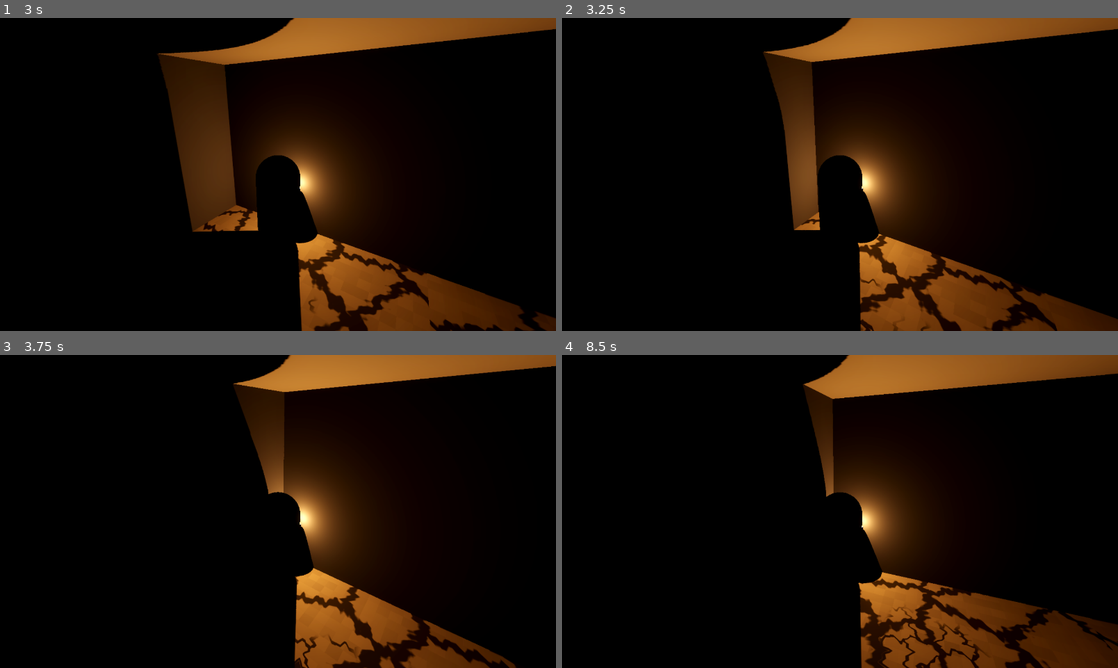
Above: before the commit, frames 1-4 (two rows, left to right).
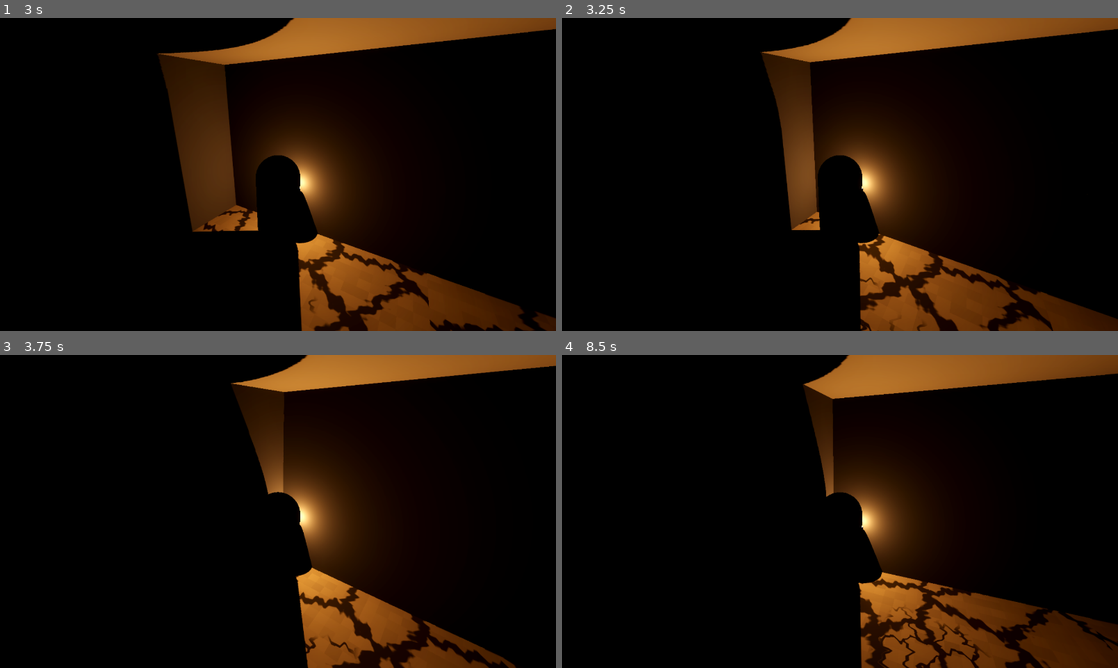
Above: after the commit, the same moments.

Repository: BrianA1995/Ember_and_Bone
Game: Godot game, scene res://ui/main_menu.tscn
Two runs of this game, one before a commit and one after it. Both use one fixed random seed, a clock stepped at 60 frames per second and the inputs below.
Inputs (mouse positions are in pixels of both pictures, inside the frame that each line leads up to):
- Up to frame 1 (3 s): click "Play" at 0.5 s; tap Enter (ui_accept) at 1.25, 1.52, 1.82, 2.27, 2.57 s; move the mouse to (400, 158) at 1.27 s; hold D (move_right) 1.28-2.03 s; tap V (camera_cycle) at 1.35 s; click (400, 158) at 1.42 s; tap E (interact) at 1.55, 2.1 s; move the mouse to (250, 174) at 2.02 s; hold W (move_forward) from 2.03 s (still down); click (250, 174) at 2.17 s; tap Shift (sprint) at 2.3, 2.85 s; move the mouse to (289, 168) at 2.77 s; click (289, 168) at 2.92 s
- Up to frame 2 (3.25 s): keep holding W (move_forward); tap F (hold_flame, bound only after the commit) at 3.05 s
- Up to frame 3 (3.75 s): keep holding W (move_forward); move the mouse to (272, 517) at 3.52 s; tap F (hold_flame, bound only after the commit) at 3.6 s; click (272, 517) at 3.67 s
- Up to frame 4 (8.5 s): tap Enter (ui_accept) at 3.77, 4.07, 4.25, 4.52, 4.82, 5.75, 6.02, 6.32, 8, 8.27 s; tap Ctrl at 3.8, 4.35 s; move the mouse to (878, 514) at 4.27 s; click (878, 514) at 4.42 s; tap C at 4.55, 5.85 s; tap Escape (pause) at 4.9 s; release W (move_forward) at 5 s; click "New maze" at 5 s; move the mouse to (795, 508) at 5.77 s; hold W (move_forward) 5.78-7.25 s; click (795, 508) at 5.92 s; tap V (camera_cycle) at 6.05, 6.6 s; move the mouse to (845, 511) at 6.52 s; click (845, 511) at 6.67 s; tap E (interact) at 6.8 s; drag from (756, 433) to (728, 527) at 7.27 s; move the mouse to (962, 495) at 8.02 s; hold W (move_forward) from 8.03 s (still down); tap 2 (camera_third) at 8.1 s; click (962, 495) at 8.17 s; tap F (hold_flame, bound only after the commit) at 8.3 s

Frame 1 is identical in both runs. In frame 2, 1.9% of the frame differs, in the area x 35-90%, y 10-100%; in frame 3, 1.3%; in frame 4, less than 0.1%.

Commit message:
Pursuit: help starts much sooner, eases doorway blocking; hold-flame button; hunt simulation test
Co-Authored-By: Claude Sonnet 5.5 <noreply@anthropic.com>

Diff:
--- a/debug/pad_menu_test.gd
+++ b/debug/pad_menu_test.gd
@@ -39,10 +39,27 @@
 	_check("the left stick walks the player", walked > 0.8, "%.2f m" % walked)
 	_check("the right bumper makes the player run", ran > walked * 1.4, "%.2f m vs %.2f m" % [ran, walked])
 	_check("the keyboard does nothing for a gamepad player", not Input.is_action_pressed(&"move_left"), "")
+	var candle: Node3D = player.get_node("Candle")
+	await _frames(10)
+	var at_side := candle.position
+	_pad_button(JOY_BUTTON_LEFT_SHOULDER, true)
+	await _frames(30)
+	var raised := candle.position
+	_pad_button(JOY_BUTTON_LEFT_SHOULDER, false)
+	await _frames(30)
+	# The body may be turned (it just walked sideways), so look at the candle from its own facing.
+	var facing: Node3D = player.get_node("Visual")
+	var ahead := raised.rotated(Vector3.UP, -facing.rotation.y)
+	_check("the left bumper brings the candle up in front of you", absf(ahead.x) < 0.1 and ahead.y > at_side.y + 0.2 and ahead.z < -0.3, "%s -> %s" % [at_side, ahead])
+	_check("and letting go puts it back at your side", candle.position.distance_to(at_side) < 0.05, "%s" % candle.position)
 	game.queue_free()
 	await _frames(2)
 	GameSettings.controllers = GameInput.DEFAULT_DEVICES.duplicate()
 	GameInput.configure(1)
+	var keys := InputMap.action_get_events(&"hold_flame")
+	_check("on the keyboard F or the right mouse button holds the flame up",
+			keys.any(func(e: InputEvent) -> bool: return e is InputEventKey and e.physical_keycode == KEY_F)
+			and keys.any(func(e: InputEvent) -> bool: return e is InputEventMouseButton and e.button_index == MOUSE_BUTTON_RIGHT), "")
 
 
 ## Holds the stick (and bumper) for a second and returns how far the player moved.
--- /dev/null
+++ b/debug/pursuit_walk_test.gd
@@ -0,0 +1,109 @@
+extends Node
+## Measures how much the pursuit help actually shortens a hunt. A walker who follows the compass
+## (always the open doorway that gets it closest to the prey, avoiding rooms it has been in)
+## looks for a prey 12 cells away, in a real maze that builds itself around two candles, one step
+## a second. The same 25 mazes are walked with no help, with the odds and doorway easing only, and
+## with the guaranteed route too. Prints steps taken; fails if help does not beat no help.
+## Run debug/pursuit_walk_test.tscn and read the output for "PURSUIT WALK TEST".
+
+const SEEDS := 25
+const MAX_STEPS := 1500
+const PREY_CELL := Vector2i(12, 3)
+
+var _failures := 0
+
+
+func _ready() -> void:
+	var none := _run("no help", func(p: Pursuit) -> void:
+		p.bias_enabled = false
+		p.route_enabled = false)
+	var odds := _run("odds + no walls", func(p: Pursuit) -> void:
+		p.route_enabled = false)
+	var full := _run("default settings", func(_p: Pursuit) -> void: pass)
+	_check("help shortens the hunt on average", full.mean < none.mean * 0.6, "%.0f vs %.0f steps" % [full.mean, none.mean])
+	_check("and the worst hunts too", full.worst <= none.worst, "%d vs %d" % [full.worst, none.worst])
+	_check("the route finds the prey almost every time", full.misses <= 1, "%d of %d missed" % [full.misses, SEEDS])
+	print("PURSUIT WALK TEST: %s" % ("PASS" if _failures == 0 else "FAIL (%d)" % _failures))
+	get_tree().quit(0 if _failures == 0 else 1)
+
+
+func _run(label: String, configure: Callable) -> Dictionary:
+	var counts: Array[int] = []
+	var misses := 0
+	for seed_value in range(1, SEEDS + 1):
+		var steps := _hunt(seed_value, configure)
+		counts.append(steps)
+		if steps >= MAX_STEPS:
+			misses += 1
+	counts.sort()
+	var total := 0
+	for steps in counts:
+		total += steps
+	var result := {"mean": float(total) / counts.size(), "median": counts[counts.size() / 2], "worst": counts[-1], "misses": misses}
+	print("  %-18s mean %5.0f   median %4d   worst %4d   gave up %d of %d" % [label, result.mean, result.median, result.worst, misses, SEEDS])
+	return result
+
+
+## One hunt in one maze: the steps the walker takes to get next to the prey (MAX_STEPS if it never does).
+func _hunt(seed_value: int, configure: Callable) -> int:
+	var grid := MazeGrid.new(seed_value, Vector2i(30, 30))
+	grid.wrap_edges = true
+	grid.generate_start(Vector2i.ZERO, &"start_chamber")
+	grid.generate_landing(PREY_CELL)
+	var reveal := RevealCollapse.new(grid)
+	var hunter := Node3D.new()
+	var prey := Node3D.new()
+	add_child(hunter)
+	add_child(prey)
+	prey.position = RoomDefs.cell_to_world(PREY_CELL)
+	var pursuit := Pursuit.new()
+	add_child(pursuit)
+	pursuit.bind_grid(grid)
+	configure.call(pursuit)
+	pursuit.set_chase(hunter, [prey])
+	var rng := RandomNumberGenerator.new()
+	rng.seed = seed_value
+	var visits := {}
+	var cell := Vector2i.ZERO
+	var found := MAX_STEPS
+	for step in MAX_STEPS:
+		hunter.position = RoomDefs.cell_to_world(cell)
+		reveal.update([_light(cell, 2), _light(PREY_CELL, 1)], 1.0)
+		pursuit._physics_process(1.0)
+		if _apart(grid, cell, PREY_CELL) <= 1.0:
+			found = step
+			break
+		visits[cell] = visits.get(cell, 0) + 1
+		var best := cell
+		var best_score := INF
+		for side in RoomDefs.SIDE_COUNT:
+			var next := grid.neighbor(cell, side)
+			if not grid.is_open(cell, side) or not grid.has_cell(next):
+				continue
+			var score: float = _apart(grid, next, PREY_CELL) + 2.5 * visits.get(next, 0) + rng.randf() * 0.4
+			if score < best_score:
+				best_score = score
+				best = next
+		cell = best
+	hunter.queue_free()
+	prey.queue_free()
+	pursuit.queue_free()
+	return found
+
+
+## Cells between two cells, the short way round the loop.
+func _apart(grid: MazeGrid, a: Vector2i, b: Vector2i) -> float:
+	var d := (a - b).abs()
+	return Vector2(mini(d.x, grid.bounds.size.x - d.x), mini(d.y, grid.bounds.size.y - d.y)).length()
+
+
+func _check(what: String, passed: bool, detail: String) -> void:
+	if not passed:
+		_failures += 1
+	print("  %s: %s%s" % ["ok  " if passed else "FAIL", what, "" if detail.is_empty() else " (%s)" % detail])
+
+
+## A candle in `cell`, as the maze manager sees one: where it is, how far its light can be seen
+## (rooms that were in sight and no longer are get swapped for new ones).
+func _light(cell: Vector2i, radius: int) -> Dictionary:
+	return {"cell": cell, "radius": radius, "position": RoomDefs.cell_to_world(cell), "reach": 5.5}
--- /dev/null
+++ b/debug/pursuit_walk_test.tscn
@@ -0,0 +1,6 @@
+[gd_scene format=3]
+
+[ext_resource type="Script" path="res://debug/pursuit_walk_test.gd" id="1_test"]
+
+[node name="PursuitWalkTest" type="Node"]
+script = ExtResource("1_test")
--- a/game/pursuit.gd
+++ b/game/pursuit.gd
@@ -24,11 +24,11 @@
 
 @export_group("How lost the hunter is")
 ## Seconds until time alone counts for everything.
-@export_range(5.0, 300.0, 1.0, "suffix:s") var ramp_seconds := 60.0
+@export_range(5.0, 300.0, 1.0, "suffix:s") var ramp_seconds := 15.0
 ## Prey this close (in cells) counts for nothing: the hunter isn't lost.
 @export_range(0.0, 30.0, 0.5) var near_cells := 4.0
 ## Prey this far (in cells) counts for everything.
-@export_range(1.0, 60.0, 0.5) var far_cells := 14.0
+@export_range(1.0, 60.0, 0.5) var far_cells := 8.0
 
 @export_group("Maze favours the hunter")
 @export var bias_enabled := true
@@ -36,11 +36,14 @@
 @export_range(1.0, 30.0, 0.5) var bias_max := 8.0
 ## Only rooms this close to the hunter (in cells) are nudged, so nobody else's maze changes.
 @export_range(1.0, 20.0, 0.5) var bias_radius_cells := 6.0
+## How much of the maze's habit of walling up doorways is taken away near the hunter: at full
+## pressure, 1.0 means never (0 leaves it as it is).
+@export_range(0.0, 1.0, 0.05) var block_relief := 1.0
 
 @export_group("Guaranteed route")
 @export var route_enabled := true
 ## The pressure at which a route is laid.
-@export_range(0.0, 1.0, 0.05) var route_pressure := 0.7
+@export_range(0.0, 1.0, 0.05) var route_pressure := 0.3
 ## Seconds between re-planning the route as the players move.
 @export_range(0.5, 10.0, 0.5, "suffix:s") var route_refresh := 2.0
 
@@ -64,8 +67,8 @@
 func _ready() -> void:
 	_manager = get_tree().get_first_node_in_group("maze_manager") as MazeManager
 	if _manager:
-		_manager.maze_rebuilt.connect(_bind_grid)
-		_bind_grid()
+		_manager.maze_rebuilt.connect(func() -> void: bind_grid(_manager.grid))
+		bind_grid(_manager.grid)
 
 
 ## Starts (or carries on) a chase. A new hunter starts the clock again. `clock_running` false holds
@@ -107,6 +110,16 @@
 	return 1.0 + (bias_max - 1.0) * pressure * alignment
 
 
+## How much to ease off blocking doorways beside `cell` (0 none, 1 never block): a doorway walled
+## up ahead of a lost hunter is the cruellest kind of dead end (MazeGrid.easing).
+func room_ease(cell: Vector2i) -> float:
+	if not bias_enabled or pressure <= 0.0 or hunter == null or prey.is_empty():
+		return 0.0
+	if _cell_delta(_hunter_cell, cell).length() > bias_radius_cells:
+		return 0.0
+	return minf(pressure * block_relief, 1.0)
+
+
 func _physics_process(delta: float) -> void:
 	if hunter == null or prey.is_empty() or _grid == null:
 		return
@@ -121,9 +134,12 @@
 	_update_route(delta)
 
 
-func _bind_grid() -> void:
-	_grid = _manager.grid
+## Starts helping in `grid` (a new maze starts the count again). The maze manager's grid is bound
+## automatically; this is public for anything that has a grid of its own.
+func bind_grid(grid: MazeGrid) -> void:
+	_grid = grid
 	_grid.guide = room_weight
+	_grid.easing = room_ease
 	lost_time = 0.0
 	pressure = 0.0
 
--- a/maze/maze_grid.gd
+++ b/maze/maze_grid.gd
@@ -40,6 +40,9 @@
 ## the answer multiplies that room's chance (1.0 = no opinion). How a hunter is led toward its
 ## prey (see Pursuit). The grid knows nothing about who is asking.
 var guide := Callable()
+## Optional: called as easing.call(cell) -> float, 0 to 1, when a doorway of `cell` could be walled
+## up; at 1 it never is (the chance of blocking is scaled by 1 - the answer).
+var easing := Callable()
 ## Optional: cell -> sides that must be open if a room is built there (a bit mask). A walkable
 ## route laid through empty space ahead of time; rooms that are already built are not touched, and
 ## a side a neighbour has already walled off is left alone.
@@ -149,7 +152,8 @@
 		return false
 	# A doorway on a route is never blocked, any more than one that is the way back.
 	var known: bool = RoomDefs.has_side(_cells[from].known, side) or RoomDefs.has_side(route.get(from, 0), side)
-	if not known and _rng.randf() < block_chance:
+	var eased: float = 1.0 - (easing.call(from) if easing.is_valid() else 0.0)
+	if not known and _rng.randf() < block_chance * eased:
 		var keep_exits := 1 if _rng.randf() < dead_end_chance else 2
 		if _try_seal(from, side, keep_exits):
 			return false
--- a/player/game_input.gd
+++ b/player/game_input.gd
@@ -19,7 +19,7 @@
 const DEFAULT_DEVICES := [DEVICE_KEYBOARD, DEVICE_ARROWS, 0, 1]
 ## Actions every slot has, each with the events that trigger it for each kind of device.
 const PER_SLOT := [
-	&"move_forward", &"move_back", &"move_left", &"move_right", &"sprint", &"interact",
+	&"move_forward", &"move_back", &"move_left", &"move_right", &"sprint", &"interact", &"hold_flame",
 	&"camera_cycle", &"camera_top", &"camera_third", &"camera_first",
 	&"look_left", &"look_right", &"look_up", &"look_down",
 ]
@@ -31,12 +31,12 @@
 
 const _WASD := {
 	&"move_forward": KEY_W, &"move_back": KEY_S, &"move_left": KEY_A, &"move_right": KEY_D,
-	&"sprint": KEY_SHIFT, &"interact": KEY_E,
+	&"sprint": KEY_SHIFT, &"interact": KEY_E, &"hold_flame": KEY_F,
 	&"camera_cycle": KEY_V, &"camera_top": KEY_1, &"camera_third": KEY_2, &"camera_first": KEY_3,
 }
 const _ARROWS := {
 	&"move_forward": KEY_UP, &"move_back": KEY_DOWN, &"move_left": KEY_LEFT, &"move_right": KEY_RIGHT,
-	&"sprint": KEY_CTRL, &"interact": KEY_ENTER, &"camera_cycle": KEY_BACKSLASH,
+	&"sprint": KEY_CTRL, &"interact": KEY_ENTER, &"hold_flame": KEY_SLASH, &"camera_cycle": KEY_BACKSLASH,
 }
 
 static var _configured_for := 0
@@ -97,6 +97,8 @@
 		DEVICE_KEYBOARD:
 			if _WASD.has(base):
 				events.append(_key(_WASD[base]))
+			if base == &"hold_flame":
+				events.append(_mouse_button(MOUSE_BUTTON_RIGHT))
 			if _configured_for == 1 and _ARROWS.has(base):
 				events.append(_key(_ARROWS[base]))
 		DEVICE_ARROWS:
@@ -110,7 +112,8 @@
 
 
 ## What `base` is on a gamepad: left stick moves, right stick looks, right bumper or trigger (or
-## a click of the left stick) sprints, X interacts, Y cycles the view.
+## a click of the left stick) sprints, X interacts, Y cycles the view, left bumper or trigger holds
+## the flame up in front of you.
 static func _pad_events(base: StringName, device: int) -> Array[InputEvent]:
 	var events: Array[InputEvent] = []
 	match base:
@@ -127,6 +130,9 @@
 			events.append(_axis(JOY_AXIS_TRIGGER_RIGHT, 1.0, device))
 			events.append(_button(JOY_BUTTON_LEFT_STICK, device))
 		&"interact": events.append(_button(JOY_BUTTON_X, device))
+		&"hold_flame":
+			events.append(_button(JOY_BUTTON_LEFT_SHOULDER, device))
+			events.append(_axis(JOY_AXIS_TRIGGER_LEFT, 1.0, device))
 		&"camera_cycle": events.append(_button(JOY_BUTTON_Y, device))
 	return events
 
@@ -134,6 +140,12 @@
 static func _key(code: Key) -> InputEventKey:
 	var event := InputEventKey.new()
 	event.physical_keycode = code
+	return event
+
+
+static func _mouse_button(button: MouseButton) -> InputEventMouseButton:
+	var event := InputEventMouseButton.new()
+	event.button_index = button
 	return event
 
 
--- a/player/player.gd
+++ b/player/player.gd
@@ -28,10 +28,15 @@
 ## disappear in this unlit ring, so the player never sees the maze change. 0 builds rooms
 ## right at the edge of the light, where the changes can be seen.
 @export_range(0, 3) var dark_margin := 1
-## Where the candle is held, relative to the body when it faces north: out to the right and
+## Where the candle is normally held, relative to the body when it faces north: out to the right and
 ## a little ahead. It swings round with the body, and has its own collision box (CandleCollision)
 ## so the body is stopped before the candle can go into a wall.
 @export var candle_hold := Vector3(0.38, 0.1, -0.35)
+## Where the candle is while the hold-flame button is down: straight ahead and up near eye level,
+## where it is plainly in view (and no farther out than the normal hold, so the light reaches the same).
+@export var candle_raised := Vector3(0.0, 0.42, -0.5)
+## How fast the candle comes up and goes back, in whole lifts per second.
+@export var raise_speed := 6.0
 ## Where the middle of the candle's collision box sits below the wick.
 @export var candle_box_drop := 0.07
 
@@ -71,6 +76,8 @@
 
 var _start_position: Vector3
 var _stand_height := 0.8
+## How far the candle is raised in front of the face: 0 held at the side, 1 fully up.
+var _raise := 0.0
 var _rig: CameraRig
 var _falling := false
 var _fall_speed := 0.0
@@ -268,7 +275,11 @@
 
 ## Puts the candle, and the collision box around it, where the body is holding it.
 func _hold_candle() -> void:
-	var held := Basis(Vector3.UP, _visual.rotation.y) * candle_hold
+	# While the hold-flame button is down the candle comes up in front of the face, so it is in view.
+	var action := GameInput.action(slot, &"hold_flame")
+	var raising := InputMap.has_action(action) and Input.is_action_pressed(action)
+	_raise = move_toward(_raise, 1.0 if raising else 0.0, get_physics_process_delta_time() * raise_speed)
+	var held := Basis(Vector3.UP, _visual.rotation.y) * candle_hold.lerp(candle_raised, _raise)
 	_candle.position = held
 	_candle_box.position = held - Vector3(0.0, candle_box_drop, 0.0)
 	_candle_box.rotation.y = _visual.rotation.y
Not shown, added: debug/pursuit_walk_test.gd.uid
